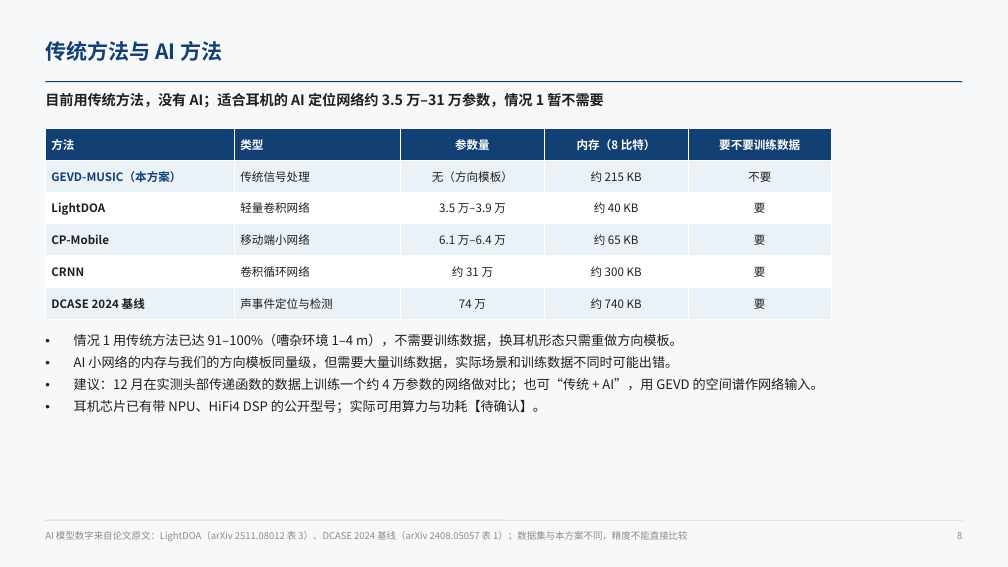
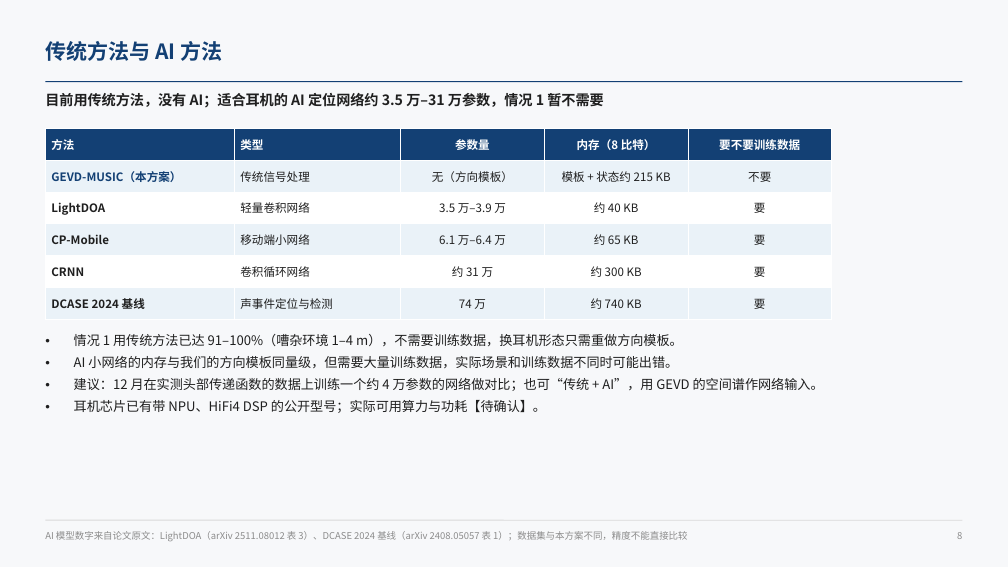
Before and after one commit to ZeroFoxxi/ssl-scene1, a slide deck: slide 8 of 02_耳机声源定位/耳机声源定位_情况1分析.pptx. Drawn at 1008x567 pixels with LibreOffice and Linux fonts; fonts in the diff are those of the drawing. Boxes give left, top, right and bottom in pixels: in the first picture for what was removed or moved away, otherwise in the second. Text is boxed around its words. In the diff, an @@ line names an element or a change of style, - is before the commit and + after.

```diff
--- a/02_耳机声源定位/耳机声源定位_情况1分析.pptx
+++ b/02_耳机声源定位/耳机声源定位_情况1分析.pptx
@@ table at (45, 129, 832, 313) @@
-row 2, column 4: 约 215 KB
+row 2, column 4: 模板 + 状态约 215 KB
```
Also in this commit, not shown: 1 other slide changed, 8 other files.
